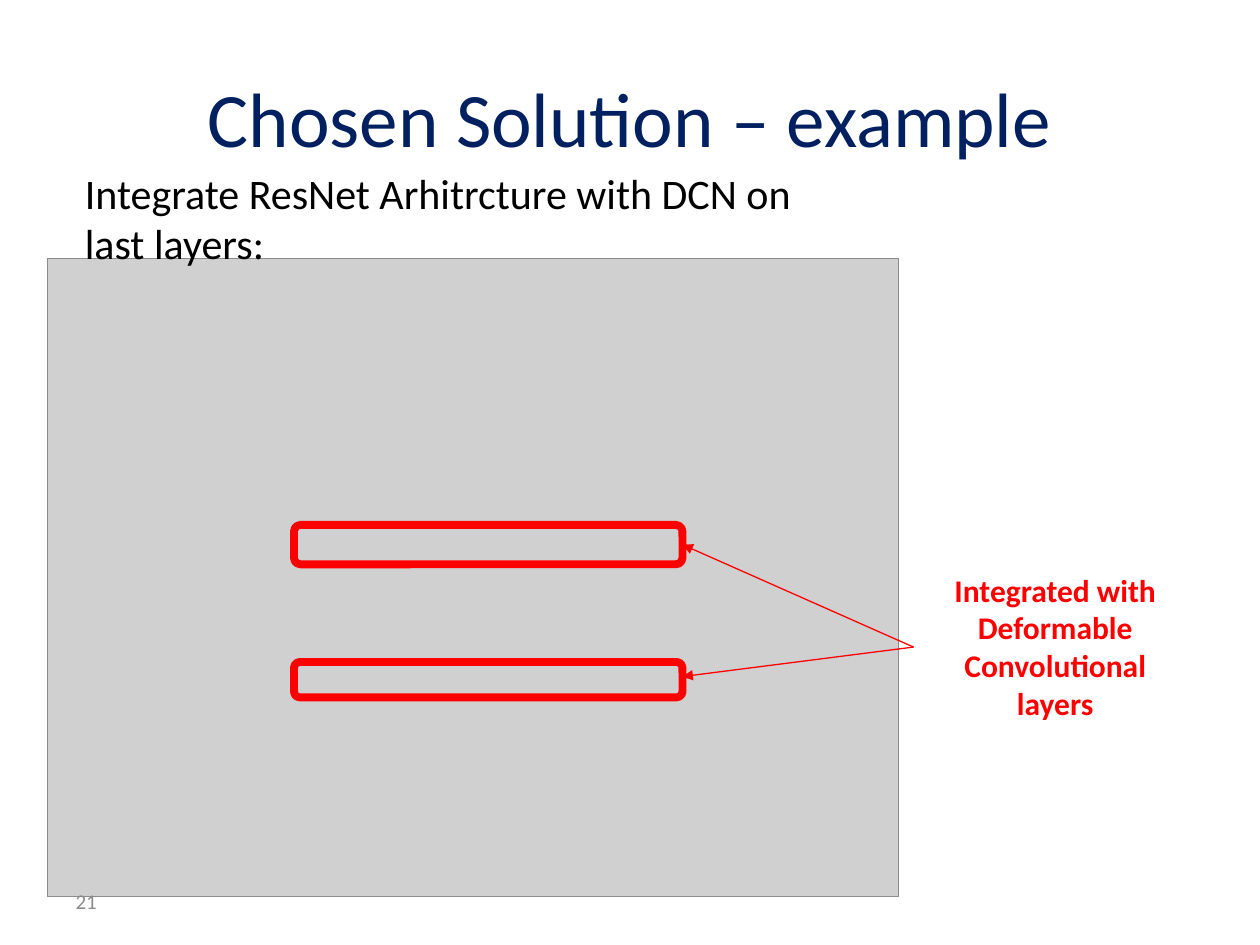
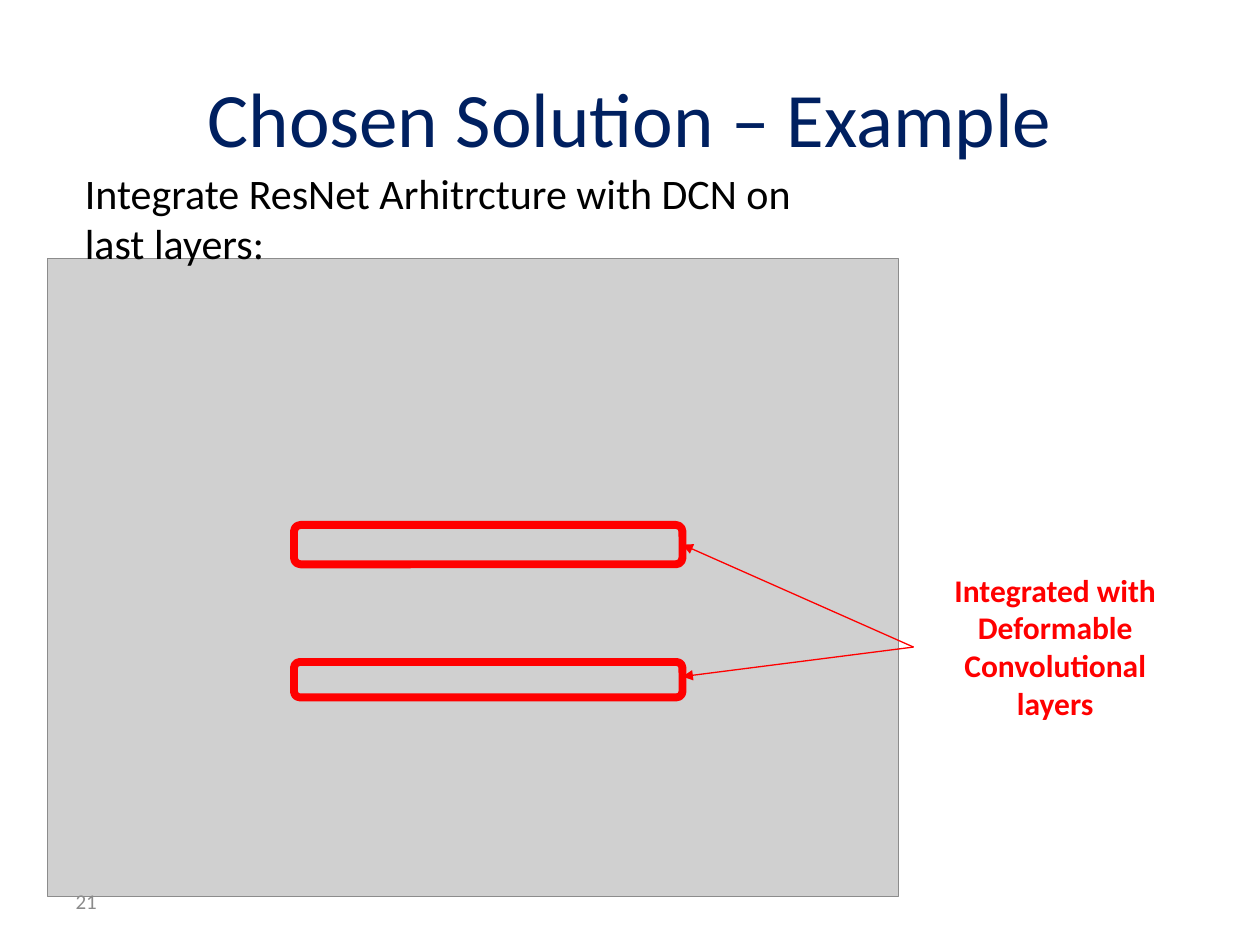
Before and after one commit to andyro2/Pneumonia-Detection-from-Chest-X-Rays-with-Robustness-to-Deformations, a slide deck: slide 21 of MidPresentation_Andy_Or.pptx. Drawn at 1260x945 pixels with LibreOffice and Linux fonts; fonts in the diff are those of the drawing; grey boxes stand for pictures; background and template pictures are left out. Boxes give left, top, right and bottom in pixels: in the first picture for what was removed or moved away, otherwise in the second. Text is boxed around its words. In the diff, an @@ line names an element or a change of style, - is before the commit and + after.

```diff
--- a/MidPresentation_Andy_Or.pptx
+++ b/MidPresentation_Andy_Or.pptx
@@ title at (208,93,1051,160): text changed @@
-Chosen Solution – example
+Chosen Solution – Example
```
Also in this commit, not shown: 7 other slides changed.
